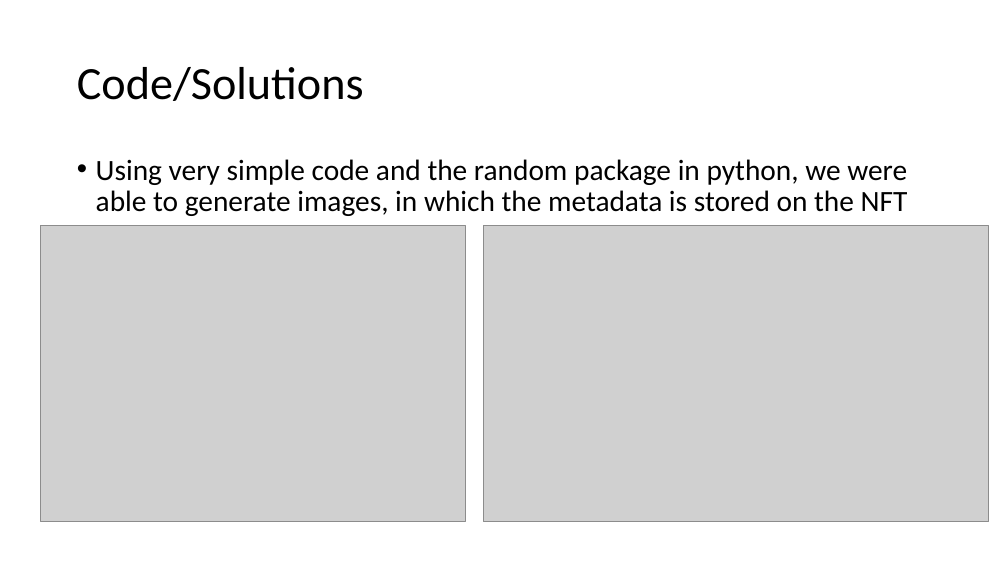
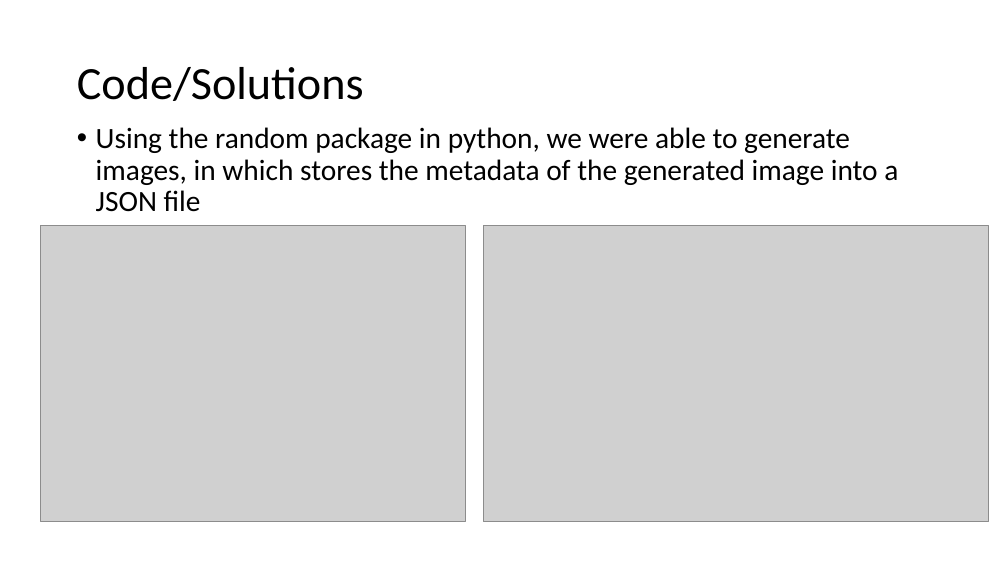
Before and after one commit to jcarballo321/Project_3, a slide deck: slide 5 of Presentation.pptx (slide 4 before the commit). Drawn at 1008x567 pixels with LibreOffice and Linux fonts; fonts in the diff are those of the drawing; grey boxes stand for pictures. Boxes give left, top, right and bottom in pixels: in the first picture for what was removed or moved away, otherwise in the second. Text is boxed around its words. In the diff, an @@ line names an element or a change of style, - is before the commit and + after.

```diff
--- a/Presentation.pptx
+++ b/Presentation.pptx
@@ text at bbox=[96, 127, 898, 212]: text changed @@
-• Using very simple code and the random package in python, we were able to generate images, in which the metadata is stored on the NFT
+• Using the random package in python, we were able to generate images, in which stores the metadata of the generated image into a JSON file
```
Also in this commit, not shown: 1 other slide changed, 4 slides added, 2 slides removed, 2 other files.
